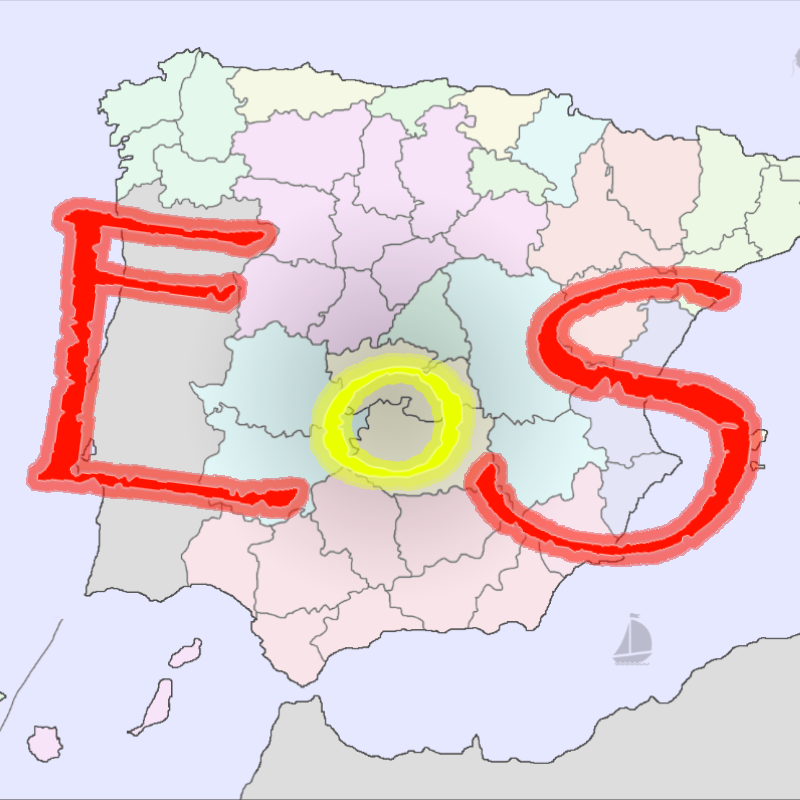
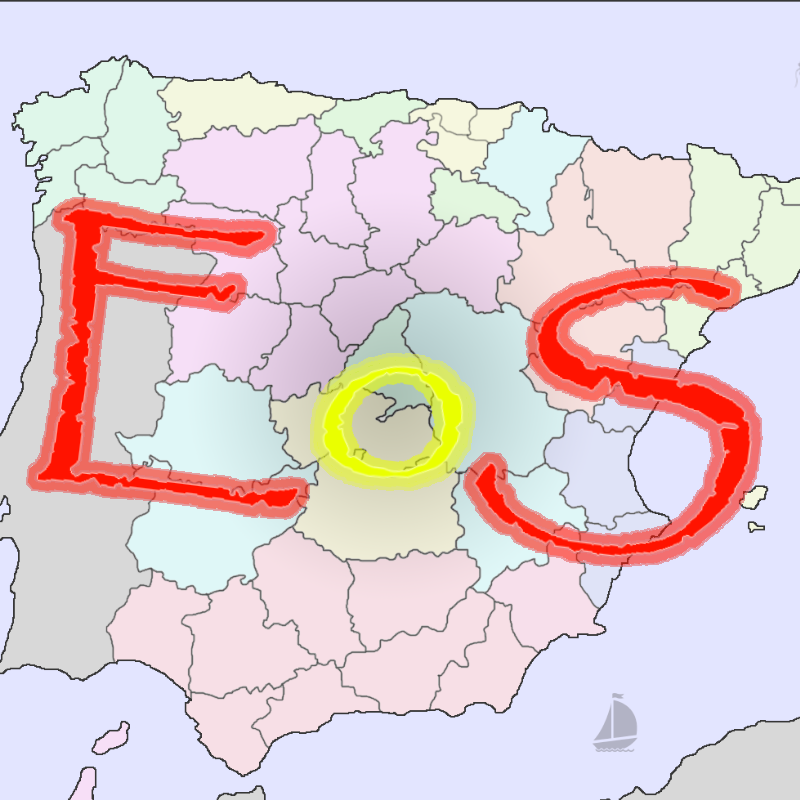
Layers edited between the first and the second 800 x 800 image:
"Layer 0": opacity 22% → 21% over [0, 0, 800, 800]
"Layer 3": opacity 89% → 100%, painted on it over [0, 0, 800, 800]
